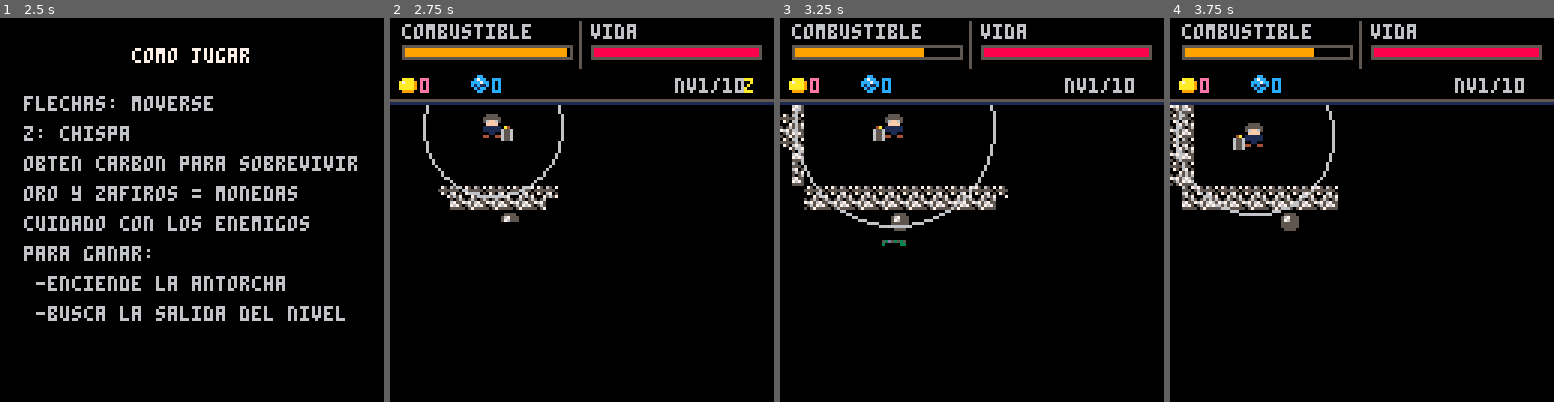
Above: before the commit, frames 1-4 (left to right).
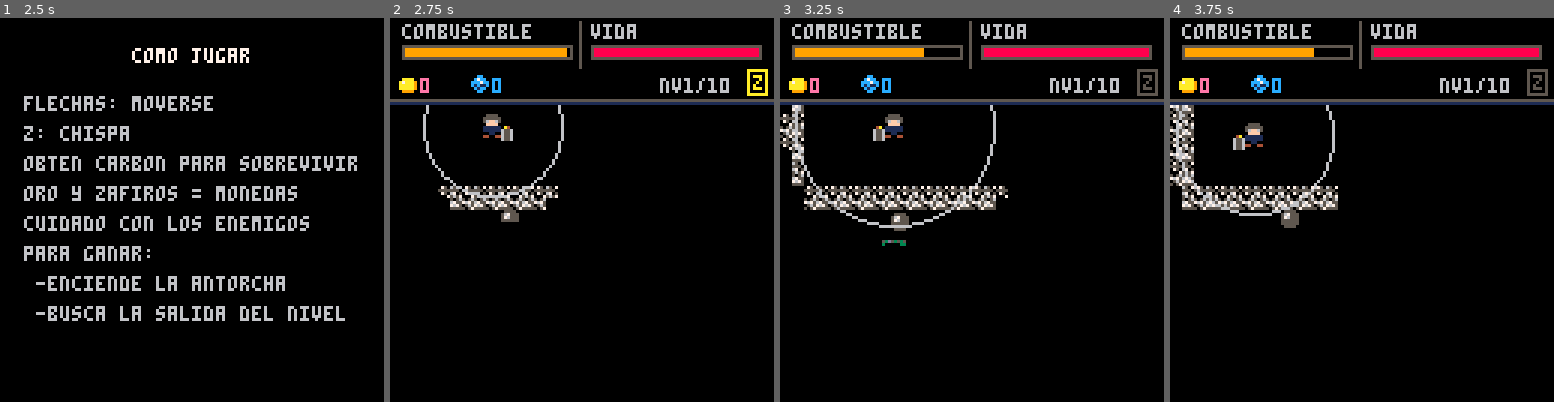
Above: after the commit, the same moments.

Repository: goncho09/the-last-light
Game: PICO-8 cartridge the-last-light.p8
Two runs of this game, one before a commit and one after it. Both use one fixed random seed, a clock stepped at 60 frames per second and the inputs below.
Inputs:
- Up to frame 1 (2.5 s): tap X (X key) at 0.33, 1.07, 1.85 s; tap O (Z key) at 0.7, 1.7, 2.1 s; hold Right 1.6-2.1 s; hold Up 2.15-2.42 s; hold Right from 2.47 s (still down)
- Up to frame 2 (2.75 s): keep holding Right; tap O (Z key) at 2.5 s
- Up to frame 3 (3.25 s): tap O (Z key) at 2.9 s; tap X (X key) at 2.97 s; release Right at 3.03 s; hold Left from 3.08 s (still down)
- Up to frame 4 (3.75 s): tap O (Z key) at 3.3, 3.7 s; release Left at 3.58 s; hold Down from 3.63 s (still down)

Frame 1 is identical in both runs. In frame 2, 0.8% of the frame differs, in the area x 28-99%, y 13-54%; in frame 3, 0.7%; in frame 4, 0.8%, in the area x 28-99%, y 13-56%.

Commit message:
sound vicotry defeat

Diff:
--- a/the-last-light.p8
+++ b/the-last-light.p8
@@ -40,6 +40,8 @@
     mirando_izq = false
     vida = 100
 
+    sonido_gameover_sonado = false
+
     timer_inmunidad = 0
 
     radio_base = 23
@@ -53,6 +55,9 @@
 
     minerales = {}
     enemigos = {}
+
+    textos_flotantes = {}
+    timer_flash_dano = 0
 
     -- transicion
     timer_transicion = 0
@@ -73,6 +78,27 @@
 
     paused = false
     timer_intro = 60
+end
+
+function crear_texto_flotante(x, y, tipo)
+    local texto = "+1"
+    local color = 7
+    if tipo == "oro" then
+        color = 14
+    elseif tipo == "zafiro" then
+        color = 12
+    end
+    add(textos_flotantes, { x = x, y = y, texto = texto, color = color, vida = 30 })
+end
+
+function actualizar_textos_flotantes()
+    for tf in all(textos_flotantes) do
+        tf.y -= 0.4
+        tf.vida -= 1
+        if tf.vida <= 0 then
+            del(textos_flotantes, tf)
+        end
+    end
 end
 
 function generar_cueva_aleatoria()
@@ -296,6 +322,7 @@
 
     vida = mid(0, vida - e.danio, 100)
     timer_inmunidad = 30
+    timer_flash_dano = 6
     sfx(7)
 
     if e.tipo == "escorpion" and not envenenado then
@@ -448,8 +475,13 @@
     if pausado then return end
 
     if vida <= 0 then
+        if not sonido_gameover_sonado then
+            sfx(11)
+            sonido_gameover_sonado = true
+        end
         timer_auto_volver += 1
         if btn(5) or timer_auto_volver > 300 then
+            sonido_gameover_sonado = false
             _init()
         end
         return
@@ -460,6 +492,7 @@
     -- pausa total mientras decide
 
     if timer_inmunidad > 0 then timer_inmunidad -= 1 end
+    if timer_flash_dano > 0 then timer_flash_dano -= 1 end
 
     if envenenado then
         timer_envenenamiento -= 1
@@ -583,6 +616,7 @@
             mostrando_nivel_superado = false
             if nivel_pendiente > 10 then
                 escena_actual = 3
+                sfx(10)
             else
                 cargar_nivel(nivel_pendiente)
                 timer_apertura = 20
@@ -597,20 +631,23 @@
     end
 
     actualizar_enemigos()
+    actualizar_textos_flotantes()
 end
 
 function chequea_recoleccion()
     for m in all(minerales) do
         if m.activo and abs(px - m.x) < 7 and abs(py - m.y) < 7 then
             if m.tipo == "carbon" then
-                combustible = mid(0, combustible + 15, 100)
+                combustible = mid(0, combustible + 25, 100)
                 sfx(5)
             elseif m.tipo == "oro" then
                 oro += 1
                 sfx(5)
+                crear_texto_flotante(m.x, m.y, m.tipo)
             elseif m.tipo == "zafiro" then
                 zafiro += 1
                 sfx(5)
+                crear_texto_flotante(m.x, m.y, m.tipo)
             end
             obtener_mineral_aleatorio(m)
             respawn_mineral(m)
@@ -726,10 +763,14 @@
     spr(spr_zafiro, 26, 18)
     print(zafiro, 34, 20, 12)
 
-    print("nv" .. nivel_actual .. "/" .. nivel_max, 95, 20, 6)
+    print("nv" .. nivel_actual .. "/" .. nivel_max, 90, 20, 6)
 
     if timer_chispa == 0 and combustible > 5 then
-        print("z", 118, 20, 10)
+        rect(119, 17, 125, 25, 10)
+        print("z", 121, 19, 10)
+    else
+        rect(119, 17, 125, 25, 5)
+        print("z", 121, 19, 5)
     end
 end
 
@@ -743,11 +784,16 @@
 
     local shake_x, shake_y = 0, 0
     local vida_critica = vida < 20 and vida > 0
+
     if vida_critica then
         shake_x = rnd(0.6) - 0.3
         shake_y = rnd(0.6) - 0.3
     end
 
+    if timer_flash_dano > 0 then
+        rect(0, 0, 127, 127, 8)
+    end
+
     camera(cam_x + shake_x, cam_y + shake_y)
     local scx = cx - cam_x
     local scy = cy - cam_y
@@ -755,7 +801,14 @@
     map(0, 0, 0, 0, 32, 32)
 
     for m in all(minerales) do
-        if m.activo then spr(m.spr, m.x, m.y) end
+        if m.activo then
+            local bob = sin(t() * 3 + m.x) * 0.4
+            spr(m.spr, m.x, m.y + bob)
+        end
+    end
+
+    for tf in all(textos_flotantes) do
+        print(tf.texto, tf.x, tf.y, tf.color)
     end
 
     for e in all(enemigos) do
@@ -788,7 +841,7 @@
     if envenenado then
         palt(0, true)
         for b in all(burbujas_veneno) do
-            spr(b.spr, b.x, b.y)
+            sspr(b.spr % 16 * 8, flr(b.spr / 16) * 8, 8, 8, b.x, b.y, 4, 4)
         end
         palt()
     end
@@ -818,7 +871,7 @@
         rectfill(18, 48, 110, 88, 0)
         rect(17, 47, 111, 89, 7)
 
-        print("¿deseas descansar?", 24, 54, 7)
+        print("るよdeseas descansar?", 24, 54, 7)
         print("recuperara tu vida", 24, 62, 6)
 
         if opcion_hoguera == 1 then
@@ -837,11 +890,16 @@
     local texto = "nivel " .. (nivel_pendiente - 1) .. " superado!"
     local ancho = #texto * 4
     local x = (128 - ancho) / 2
-    print(texto, x, 55, 7)
+    print(texto, x, 45, 7)
+
+    local resumen = "oro:" .. oro .. "  zafiros:" .. zafiro
+    local x2 = (128 - #resumen * 4) / 2
+    print(resumen, x2, 58, 6)
+
     if flr(t() * 2) % 2 == 0 then
         local texto2 = "preparate..."
-        local x2 = (128 - #texto2 * 4) / 2
-        print(texto2, x2, 68, 6)
+        local x2b = (128 - #texto2 * 4) / 2
+        print(texto2, x2b, 75, 6)
     end
 end
 
Not shown, changed: the sound effects (__sfx__) section of the-last-light.p8
